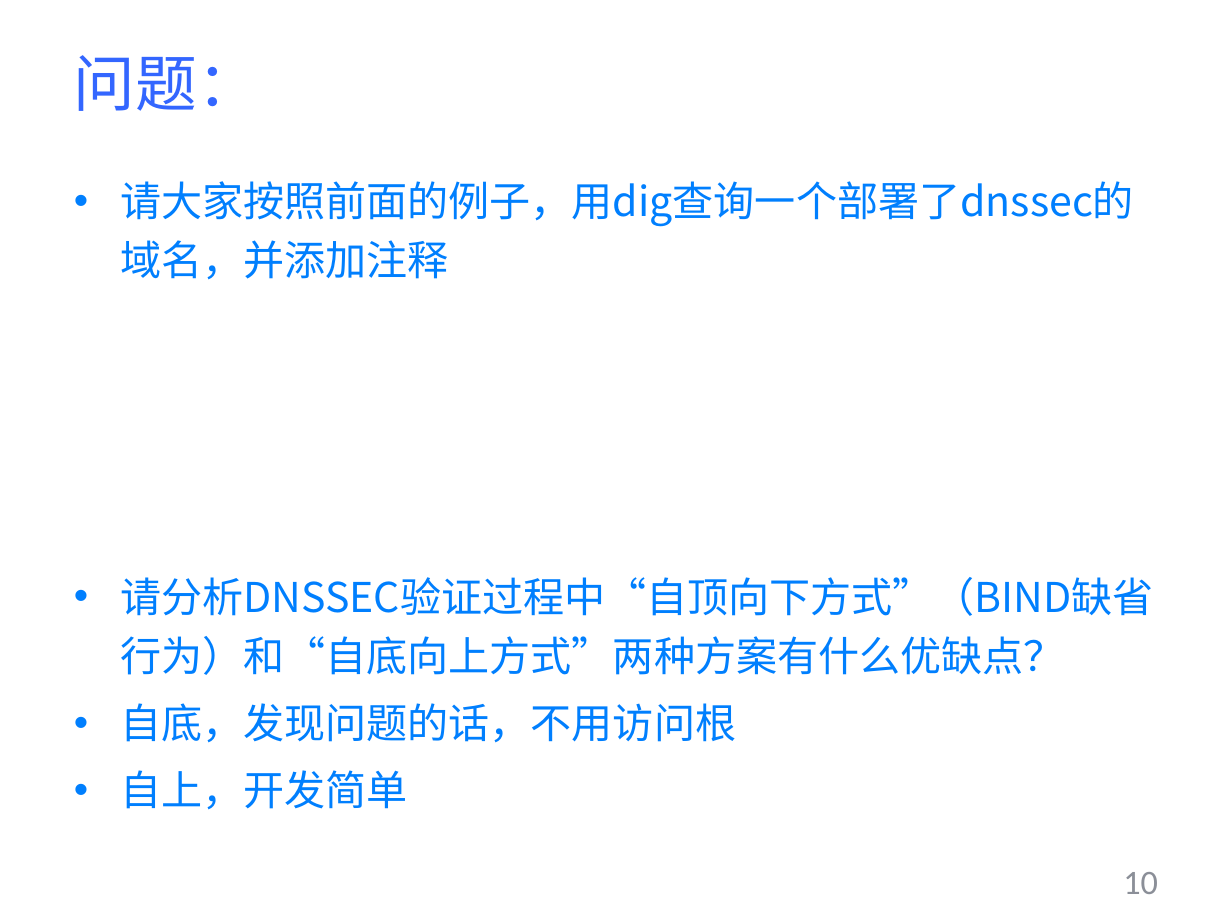
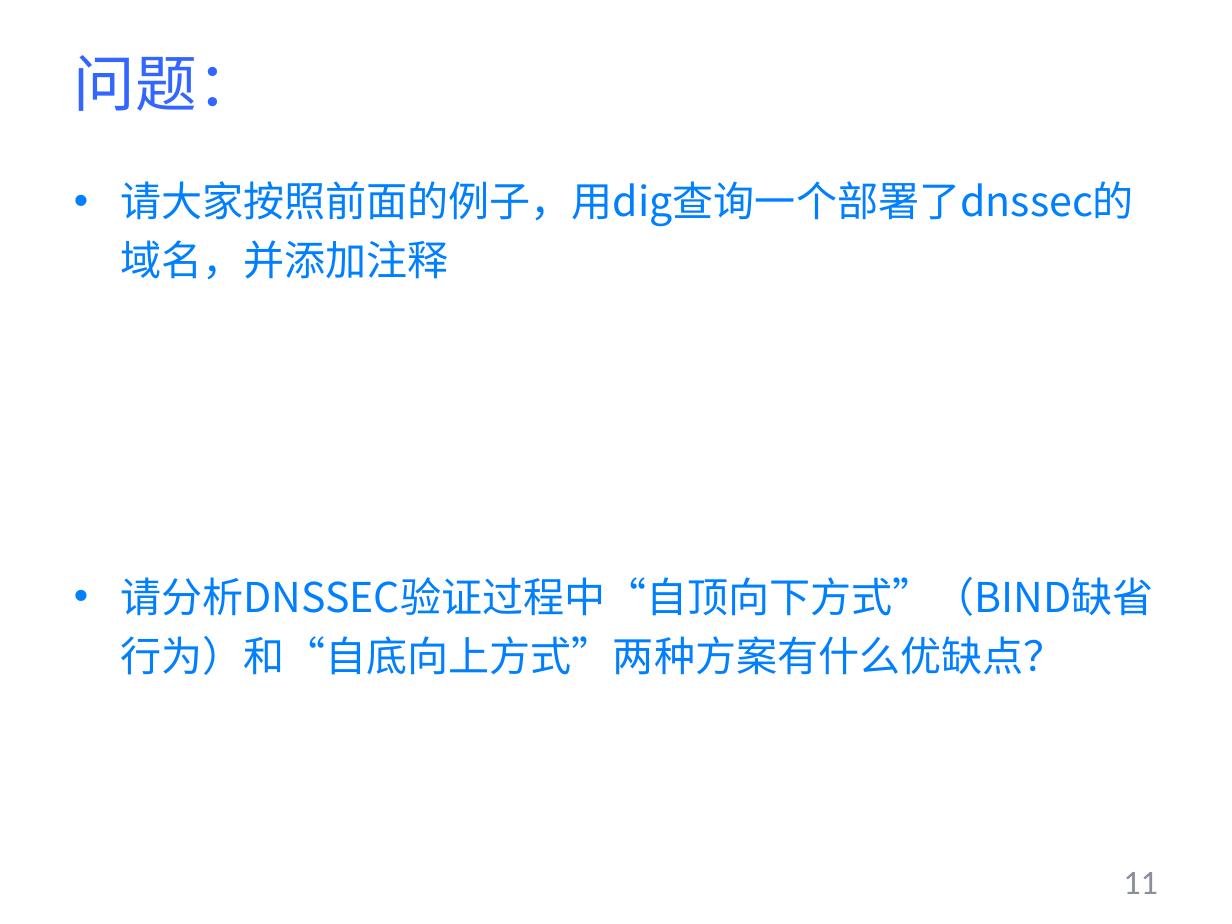
Before and after one commit to YuZhang/Security-Courseware, a slide deck: slide 11 of internet-security/dns-sec-5.pptx (slide 10 before the commit). Drawn at 1232x924 pixels with LibreOffice and Linux fonts; fonts in the diff are those of the drawing. Boxes give left, top, right and bottom in pixels: in the first picture for what was removed or moved away, otherwise in the second. Text is boxed around its words. In the diff, an @@ line names an element or a change of style, - is before the commit and + after.

```diff
--- a/internet-security/dns-sec-5.pptx
+++ b/internet-security/dns-sec-5.pptx
@@ text at (120,703,736,810): paragraphs removed @@
-• 自底，发现问题的话，不用访问根
-• 自上，开发简单
@@ page number at (1123,872,1158,894): text changed @@
-10
+11
```
Also in this commit, not shown: 1 slide added, 2 other files.
